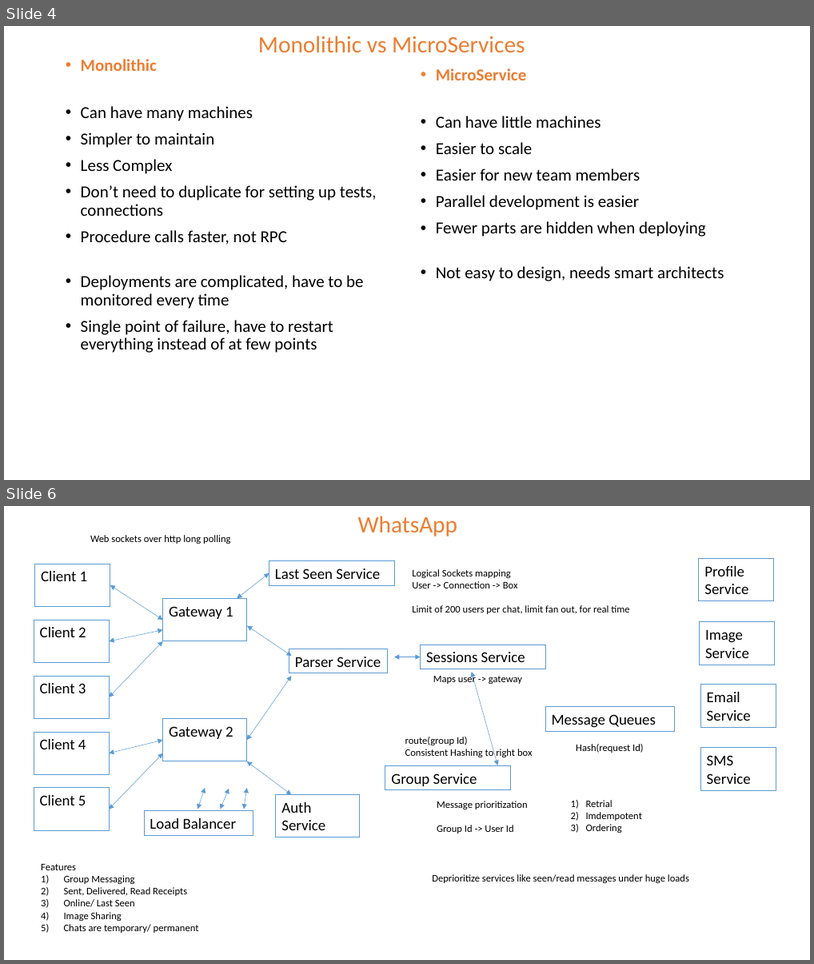
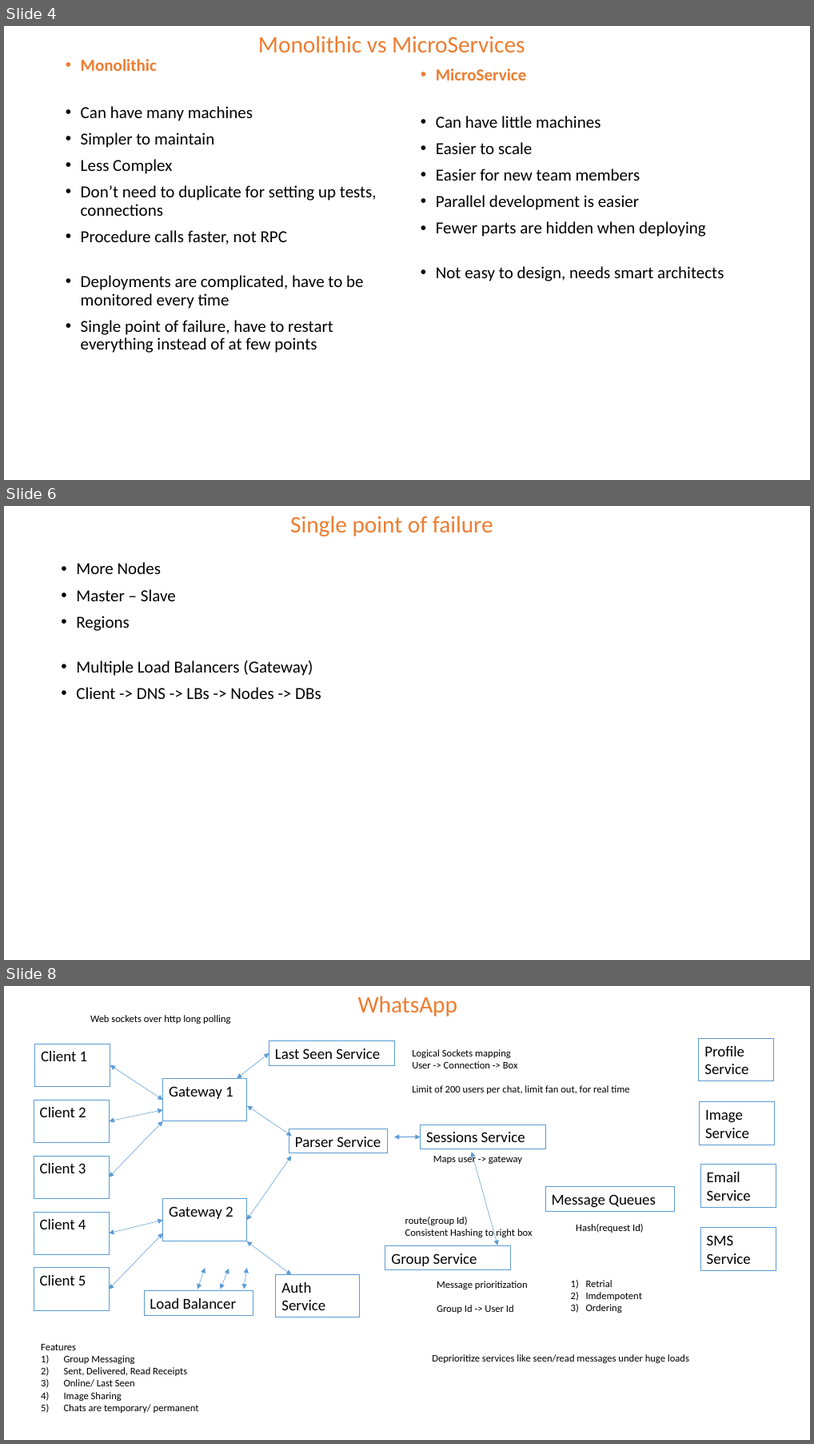
Before and after one commit to the-potato-man/Leetcode, a slide deck: design/System Design Notes.pptx. Shown one above the other, each under a label of ours: slides 4 and 6 before the commit, slides 4, 6 and 8 after it; the slides between them are not shown. The pictures are 814x964 and 814x1444 pixels, drawn with LibreOffice and Linux fonts; fonts in the diff are those of the drawing. Boxes give left, top, right and bottom in pixels: in the first picture for what was removed or moved away, otherwise in the second. Text is boxed around its words. In the diff, an @@ line names an element or a change of style, - is before the commit and + after.

```diff
--- a/design/System Design Notes.pptx
+++ b/design/System Design Notes.pptx
@@ slide 6 added at [4,506,810,960], background #FFFFFF @@
@@ text added at [290,516,494,536], 28 pt, text #ED7D31 @@
+Single point of failure
@@ text added at [76,562,322,699], 20 pt, text #000000 @@
+• More Nodes
+• Master – Slave
+• Regions
+• Multiple Load Balancers (Gateway)
+• Client -> DNS -> LBs -> Nodes -> DBs
@@ what was slide 6 is now slide 8 @@
```
Also in this commit, not shown: 1 slide changed, 1 other slide added.
